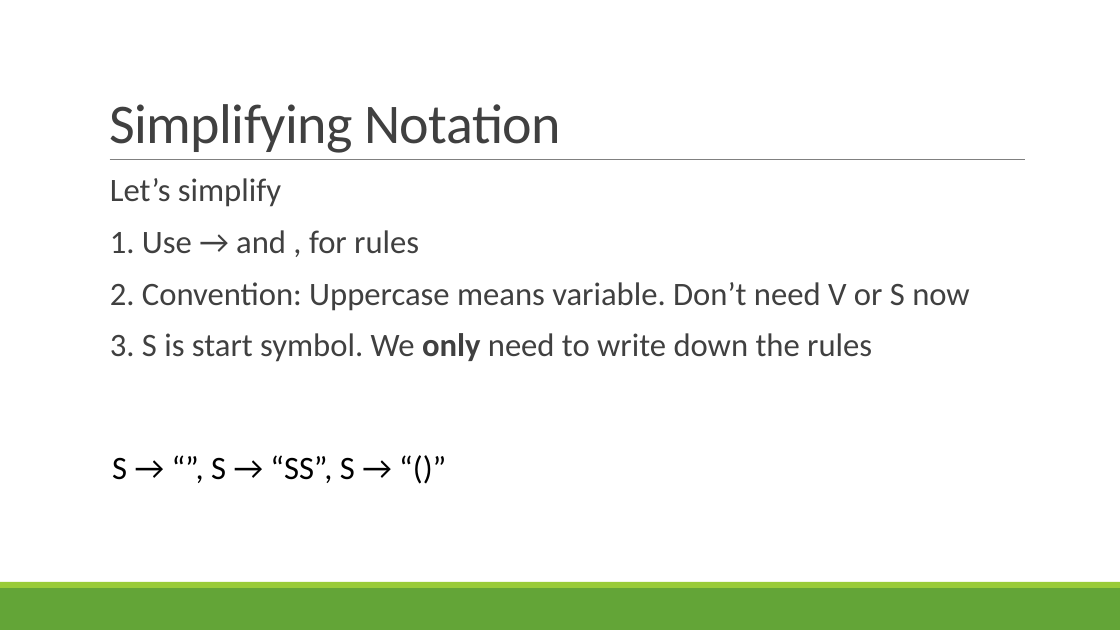
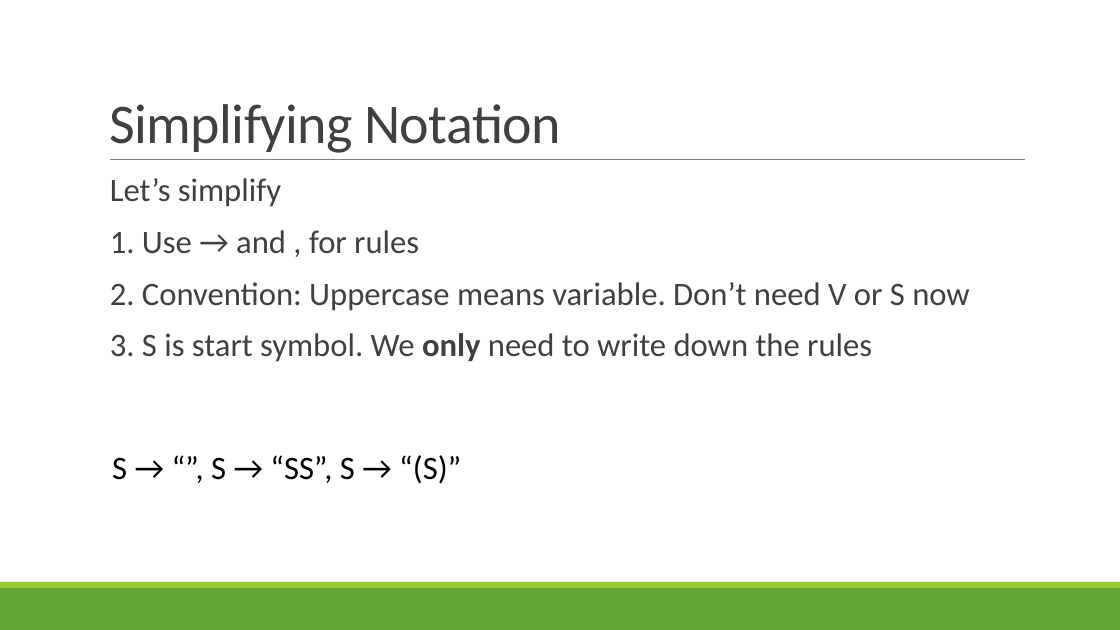
Before and after one commit to rbohrer/pl-course, a slide deck: slide 44 of LectureSlides/03Parsing.pptx. Drawn at 1120x630 pixels with LibreOffice and Linux fonts; fonts in the diff are those of the drawing. Boxes give left, top, right and bottom in pixels: in the first picture for what was removed or moved away, otherwise in the second. Text is boxed around its words. In the diff, an @@ line names an element or a change of style, - is before the commit and + after.

```diff
--- a/LectureSlides/03Parsing.pptx
+++ b/LectureSlides/03Parsing.pptx
@@ text at box(112, 455, 461, 484): text changed @@
-  S → “”, S → “SS”, S → “()”
+  S → “”, S → “SS”, S → “(S)”
```
Also in this commit, not shown: 13 other slides changed.
